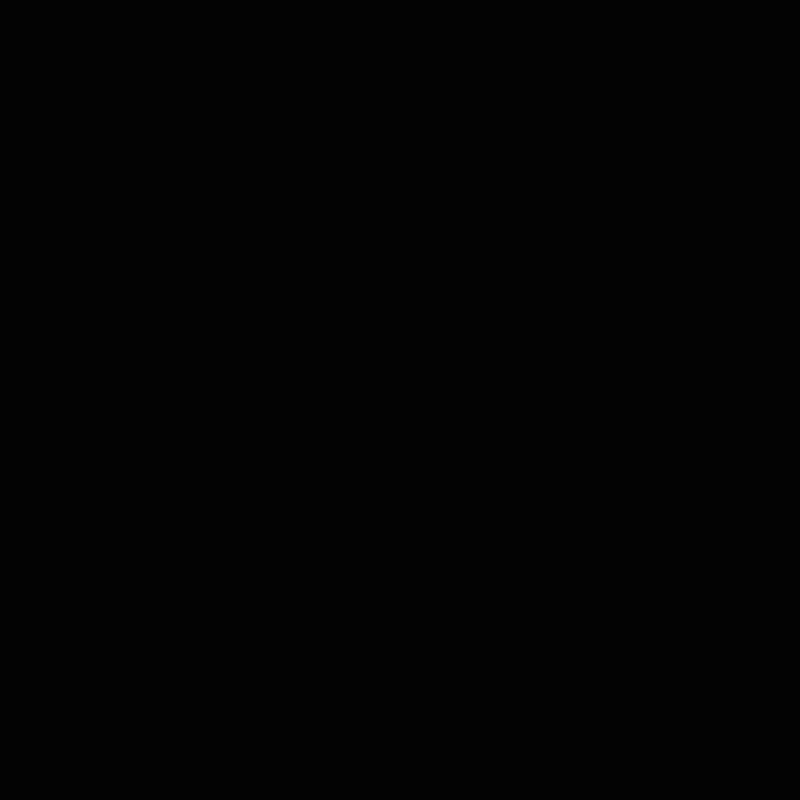
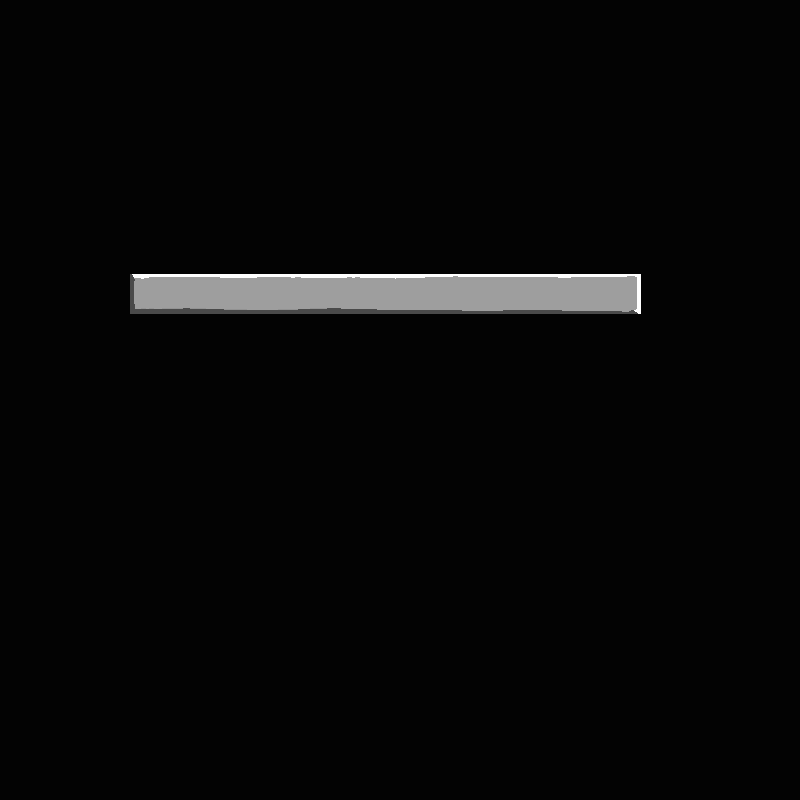
Before/after of a 800×800 layered artwork. What changed in the layer stack:
added layer "Layer 18 copy" in group "misc" over [130, 274, 641, 314]
showed "Layer 3" over [130, 274, 641, 314]
